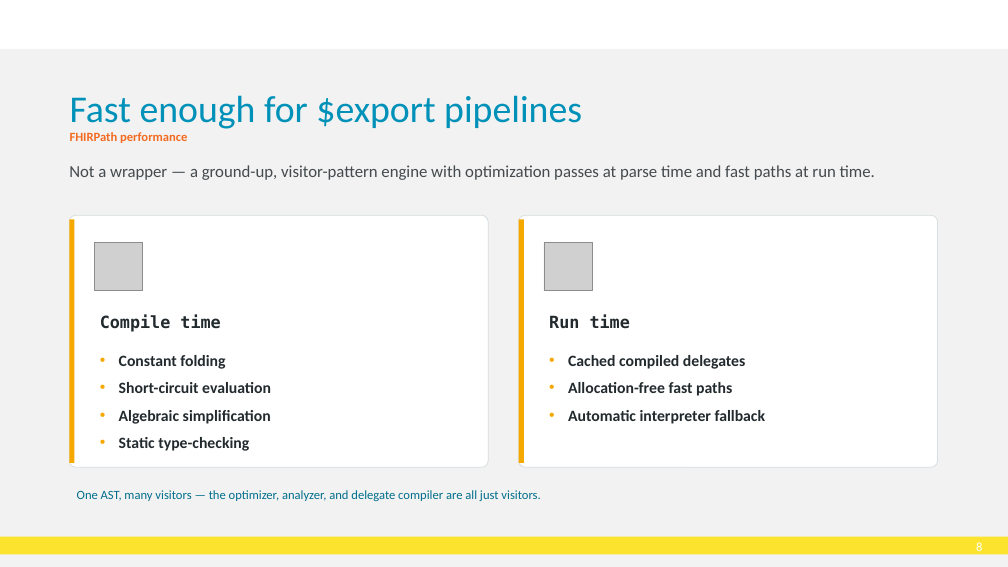
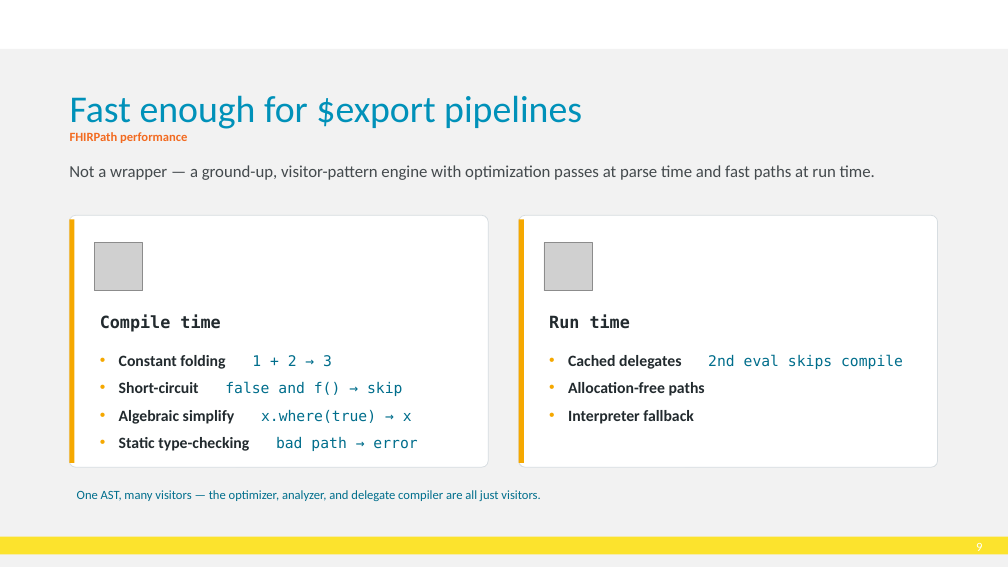
Before and after one commit to brendankowitz/FHIRDevDays2026, a slide deck: slide 9 of talks/talk1-sql-on-fhir/DD26_CT_260616_Brendan-Kowitz_SqlOnFhir.pptx (slide 8 before the commit). Drawn at 1008x567 pixels with LibreOffice and Linux fonts; fonts in the diff are those of the drawing; grey boxes stand for pictures; background and template pictures are left out. Boxes give left, top, right and bottom in pixels: in the first picture for what was removed or moved away, otherwise in the second. Text is boxed around its words. In the diff, an @@ line names an element or a change of style, - is before the commit and + after.

```diff
--- a/talks/talk1-sql-on-fhir/DD26_CT_260616_Brendan-Kowitz_SqlOnFhir.pptx
+++ b/talks/talk1-sql-on-fhir/DD26_CT_260616_Brendan-Kowitz_SqlOnFhir.pptx
@@ text at [119,355,417,451]: text changed @@
-• Constant folding
-• Short-circuit evaluation
-• Algebraic simplification
-• Static type-checking
+• Constant folding 1 + 2 → 3
+• Short-circuit false and f() → skip
+• Algebraic simplify x.where(true) → x
+• Static type-checking bad path → error
@@ text at [568,354,903,424]: text changed @@
-• Cached compiled delegates
-• Allocation-free fast paths
-• Automatic interpreter fallback
+• Cached delegates 2nd eval skips compile
+• Allocation-free paths
+• Interpreter fallback
@@ page number at [976,543,982,551]: text changed @@
-8
+9
```
Also in this commit, not shown: 5 other slides changed, 1 slide added, 2 slides removed.
